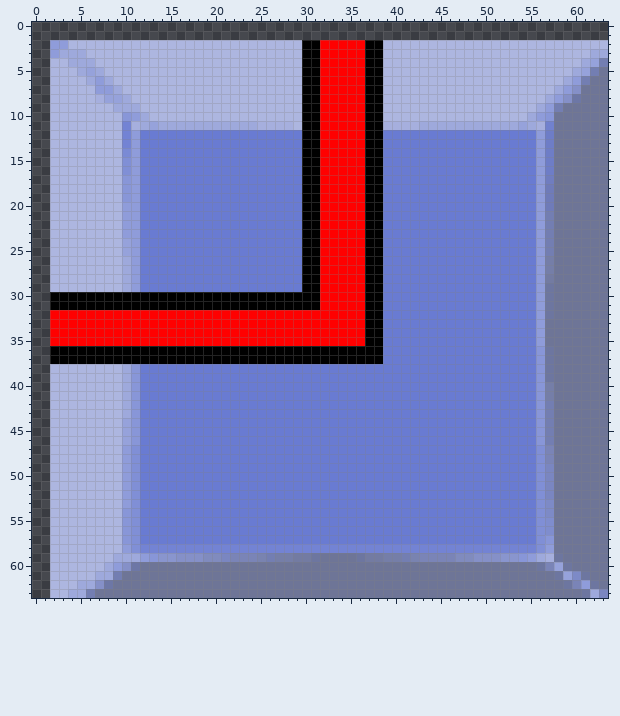
Pixel-art sprite -- DirectXGame/Resources/CircuitPuzzle/correctPanel/correctPanel_24.png. The picture above was drawn from the file before the commit.
The file is 64x64 pixels. Colours within 5 levels of each other are drawn and written as one.
The result:
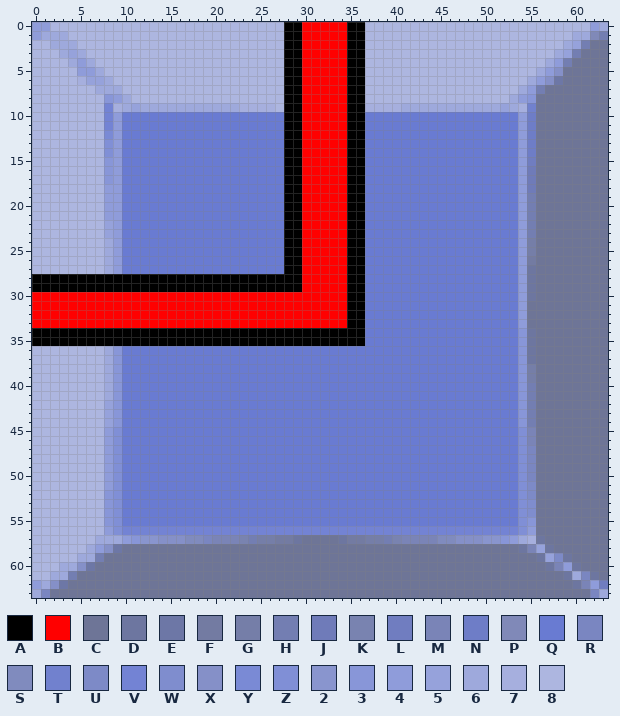
Palette (. is transparent): A #000000  B #ff0000  C #6e7597  D #6d76a0  E #6d77a6  F #737ba2  G #757ea8  H #737eb2  J #6f7bb9  K #7983b0  L #707dc0  M #7a84b7  N #6e7dc7  P #8089b8  Q #697bd2  R #7a86c1  S #808bbe  T #7181ce  U #7d8ac7  V #7383d4  W #7f8dce  X #8590c8  Y #7a8ad5  Z #808fd6  2 #8995ce  3 #8896d8  4 #8f9cda  5 #96a2db  6 #9ea9dc  7 #a6afde  8 #adb6e0
Change:
Changed rows in their new state; - is an unchanged pixel.
first column x 0:
 0 4488888888888888888888888888AABBBBBAA888888888888888888888888846
 1 4666888888888888888888888888AABBBBBAA8888888888888888888888866PH
 2 88666-----------------------AABB---AA88--------------------65HCC
 3 888-5-----------------------AABB---AA88-------------------65HCCC
 4 88---4----------------------AABB---AA88------------------64HCCCC
 5 88---44---------------------AABB---AA88-----------------64XCCCC-
 6 88---755--------------------AABB---AA88----------------64XECCC--
 7 88-----66-------------------AABB---AA88---------------64HCCCC---
 8 88-----834------------------AABB---AA88--------------643CCCCC---
 9 88------V7-5666666666667777-AABB---AA777766666666666567TCCC-----
10 88------V4QQQQQQQQQQQQQQQQQQAABB---AAQQQQQQQQQQQQQQQQQ4NCC------
11 88------V4QQQQQQQQQQQQQQQQQQAABB---AAQQQQQQQQQQQQQQQQQ4NCC------
12 88------Y4QQ----------------AABB---AAQQ---------------4NCC------
13 88------Z4QQ----------------AABB---AAQQ---------------4NCC------
14 88------Z4QQ----------------AABB---AAQQ---------------4NCC------
15 88------34QQ----------------AABB---AAQQ---------------4LCC------
16 88------34QQ----------------AABB---AAQQ---------------4JCC------
17 88------34QQ----------------AABB---AAQQ---------------4JCC------
18 88------44QQ----------------AABB---AAQQ---------------4JCC------
19 88------44QQ----------------AABB---AAQQ---------------4HCC------
20 88------44QQ----------------AABB---AAQQ---------------4HCC------
21 88------44QQ----------------AABB---AAQQ---------------4HCC------
22 88------54QQ----------------AABB---AAQQ---------------4HCC------
23 88------54QQ----------------AABB---AAQQ---------------4HCC------
24 88------64QQ----------------AABB---AAQQ---------------4GCC------
25 88------64QQ----------------AABB---AAQQ---------------4GCC------
26 88------64QQ----------------AABB---AAQQ---------------4FCC------
27 88------64QQ----------------AABB---AAQQ---------------4DCC------
28 AAAAAAAAAAAAAAAAAAAAAAAAAAAAAABB---AAQQ---------------4DCC------
29 AAAAAAAAAAAAAAAAAAAAAAAAAAAAAABB---AAQQ---------------4DCC------
30 BBBBBBBBBBBBBBBBBBBBBBBBBBBBBBBB---AAQQ---------------4DCC------
31 BBBBBBBBBBBBBBBBBBBBBBBBBBBBBBBB---AAQQ---------------4CCC------
32 BB---------------------------------AAQQ---------------4CCC------
33 BB---------------------------------AAQQ---------------4CC-------
34 AAAAAAAAAAAAAAAAAAAAAAAAAAAAAAAAAAAAAQQ---------------3DC-------
35 AAAAAAAAAAAAAAAAAAAAAAAAAAAAAAAAAAAAAQQ---------------3DC-------
36 8888888863QQQQQQQQQQQQQQQQQQQQQQQQQQQQQ---------------3DCC------
37 8888888863QQQQQQQQQQQQQQQQQQQQQQQQQQQQQ---------------3DCC------
38 88------63QQ------------------------------------------3GCC------
39 88------63QQ------------------------------------------3GCC------
40 88------63QQ------------------------------------------3HCC------
41 88------63QQ------------------------------------------3HCC------
42 88------53QQ------------------------------------------3HCC------
43 88------53QQ------------------------------------------3HCC------
44 88------53QQ------------------------------------------3HCC------
45 88------4ZQQ------------------------------------------ZMCC------
46 88------4ZQQ------------------------------------------ZMCC------
47 88------4ZQQ------------------------------------------ZRCC------
48 88------4ZQQ------------------------------------------ZRCC------
49 88------4ZQQ------------------------------------------ZRCC------
50 88------4ZQQ------------------------------------------ZRCC------
51 88------4ZQQ------------------------------------------ZUCC------
52 88------3ZQQ------------------------------------------ZUCC------
53 88------3ZQQ------------------------------------------ZWCC------
54 88------3ZQQ------------------------------------------ZWCC------
55 88------3ZQQ------------------------------------------Z3CC------
56 88------4ZVVVVVVVVVVVVVVVVVVVVVVVVVVVVVVVVVVVVVVVVVVVVZ4CC------
57 88-----6664322XXXSSRMMMKHGGFFDCCCCDFFGGHKMMMMSSXXX223467DC------
58 88----64XECCCCCCCCCCCCCCCCCCCCCCCCCCCCCCCCCCCCCCCCCCCCDM5D------
59 88---66HCCCCCCCCCCCCCCCCCCCCCCCC----CCCCCCCCCCCCCCCCCCCCD5UD----
60 88-66XECCCCC--------------------------------------------CDM4D---
61 8866HCCCCC------------------------------------------------CD6RD-
62 46XECCCCC--------------------------------------------------CDM4L
63 6RCCCCC------------------------------------------------------CR6
